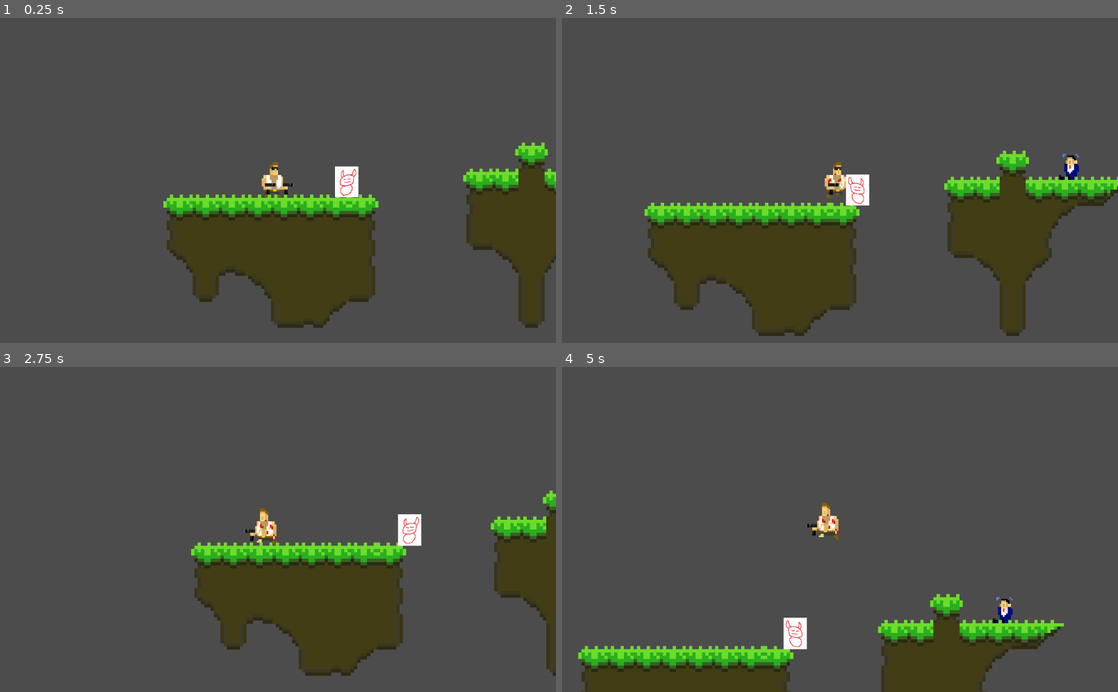
Above: before the commit, frames 1-4 (two rows, left to right).
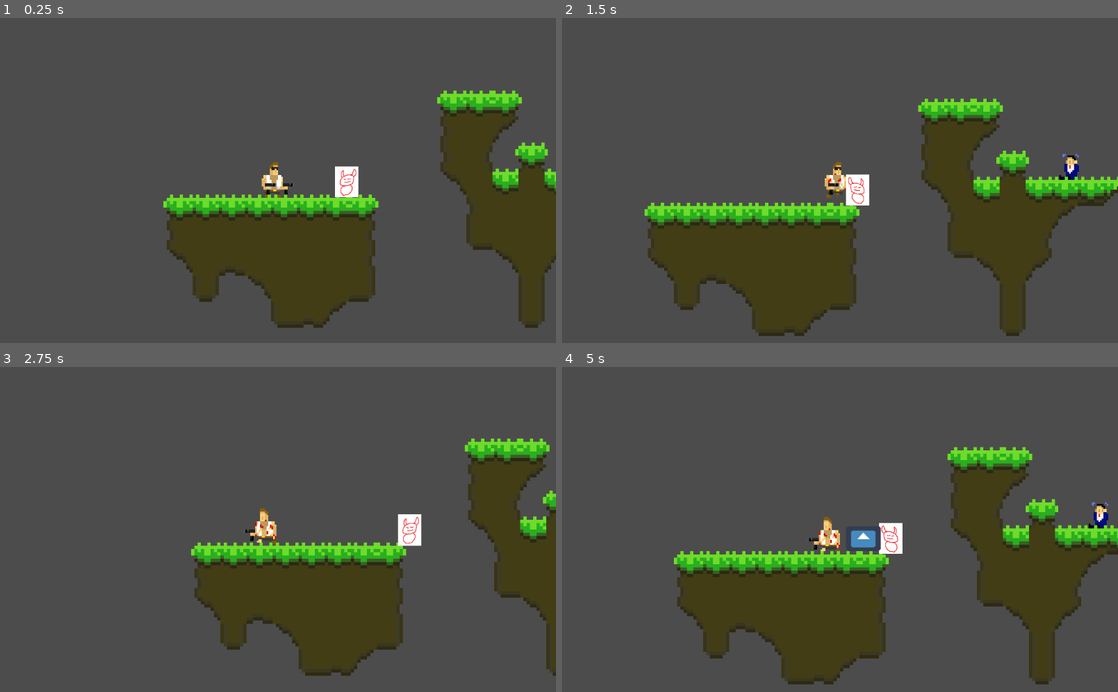
Above: after the commit, the same moments.

Repository: Slimonade1/Eksamensprojekt
Game: Godot game, scene res://Scenes/masterScene.tscn
The game is run twice, just before and just after one commit, with the same random seed, the same clock (stepped at 60 frames per second) and the same inputs. The engine's default icon, where the game draws it, is replaced by a stand-in: a white triangle on a blue panel in a dark square.
Inputs:
- Up to frame 1 (0.25 s): no input
- Up to frame 2 (1.5 s): tap Enter at 0.5 s; hold D (ui_right) from 0.53 s (still down); tap W (ui_up) at 0.77 s
- Up to frame 3 (2.75 s): tap W (ui_up) at 1.52 s; release D (ui_right) at 2.03 s; hold A (ui_left) from 2.03 s (still down)
- Up to frame 4 (5 s): release A (ui_left) at 2.78 s; hold D (ui_right) 2.78-4.28 s; tap W (ui_up) at 3.02, 3.77, 4.52 s; hold A (ui_left) from 4.28 s (still down)

The runs differ from the first frame. In frame 1, 3.2% of the frame differs, in the area x 78-94%, y 22-55%; in frame 2, 3.2%; in frame 3, 3.3%; in frame 4, 33%, in the area x 2-100%, y 24-100%.

Commit message:
COME ON NOW

Diff:
--- a/Scenes/gameScene.tscn
+++ b/Scenes/gameScene.tscn
@@ -934,7 +934,7 @@
 collision_layer = 16
 collision_mask = 5
 format = 1
-tile_data = PoolIntArray( -1376215, 12, 0, -1245147, 10, 0, -1245144, 2, 0, -1245140, 2, 0, -1245138, 2, 0, -1245136, 6, 0, -1245134, 26, 0, -1179606, 1, 0, -1114098, 10, 0, -1 …(711 unchanged characters)…
+tile_data = PoolIntArray( -1638365, 10, 0, -1638362, 2, 0, -1638360, 4, 0, -1441756, 9, 0, -1441754, 1, 0, -1441752, 25, 0, -1376215, 12, 0, -1310684, 9, 0, -1310682, 3, 0, -1245144, 2, 0, -1245140, 2, 0, -1245138, 2, 0, -1245136, 6, 0, -1245134, 26, 0, -1179612, 29, 0, -1179610, 1, 0, -1179606, 1, 0, -1114098, 10, 0, -1 …(711 unchanged characters)…
 
 [node name="Enemies" type="Node" parent="."]
 
